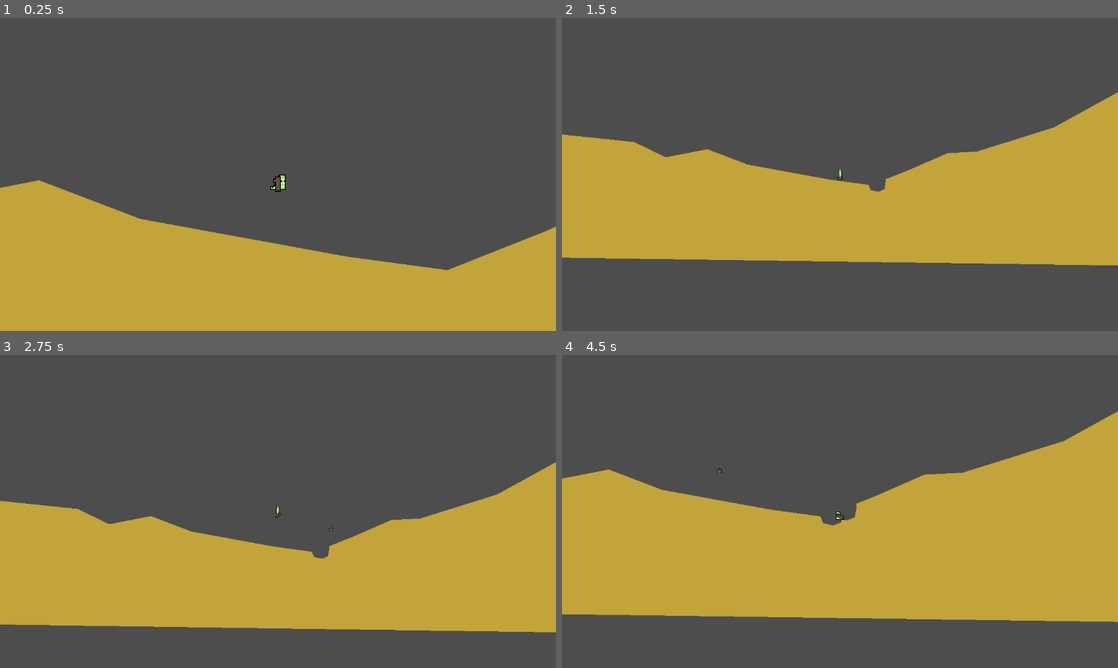
Above: before the commit, frames 1-4 (two rows, left to right).
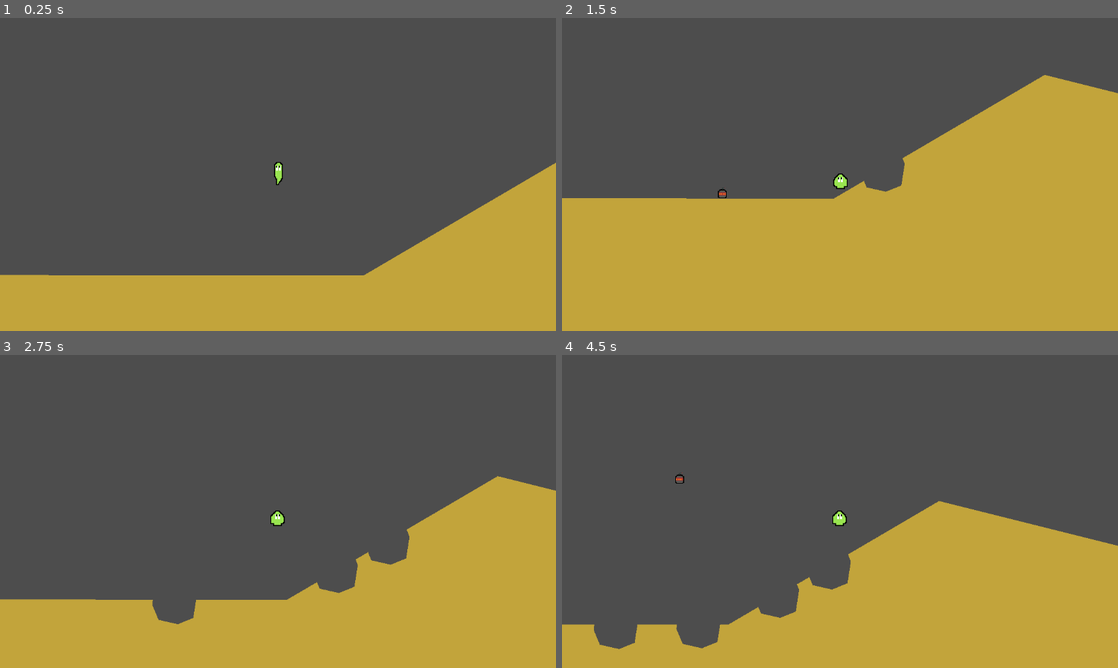
Above: after the commit, the same moments.

Repository: WilliamOFDavis/slugs_2d
Game: Godot game, scene res://Scenes/levels/level.tscn
Same seed, same stepped clock (60 frames per second), same inputs: the game is played once before the commit and once after it.
Inputs (mouse positions are in pixels of both pictures, inside the frame that each line leads up to):
- Up to frame 1 (0.25 s): no input
- Up to frame 2 (1.5 s): move the mouse to (962, 158) at 0.52 s; hold D (move_right) from 0.53 s (still down); right-click (962, 158) at 0.6 s; click (962, 158) at 0.67 s; tap Space (jump) at 0.77, 0.8, 1.07, 1.35 s; move the mouse to (728, 190) at 1.27 s; click (728, 190) at 1.42 s
- Up to frame 3 (2.75 s): tap Space (jump) at 1.52, 1.82, 2.3 s; right-click (166, 527) at 1.55 s; move the mouse to (333, 442) at 2.02 s; release D (move_right) at 2.03 s; hold A (move_left) from 2.03 s (still down); right-click (333, 442) at 2.1 s; click (333, 442) at 2.17 s
- Up to frame 4 (4.5 s): move the mouse to (812, 574) at 2.77 s; release A (move_left) at 2.78 s; hold D (move_right) 2.78-4.28 s; right-click (812, 574) at 2.85 s; click (812, 574) at 2.92 s; tap Space (jump) at 3.02, 3.32, 3.6, 3.77, 4.07 s; move the mouse to (1006, 558) at 3.52 s; click (1006, 558) at 3.67 s; move the mouse to (673, 464) at 4.27 s; hold A (move_left) from 4.28 s (still down); right-click (673, 464) at 4.35 s; click (673, 464) at 4.42 s

The runs differ from the first frame. In frame 1, 16% of the frame differs, in the area x 0-100%, y 46-83%; in frame 2, 33%; in frame 3, 30%; in frame 4, 43%, in the area x 0-100%, y 18-100%.

Commit message:
changed slug to use state_machine model

Diff:
--- a/Scenes/levels/level.gd
+++ b/Scenes/levels/level.gd
@@ -14,7 +14,7 @@
 
 func _unhandled_input(event: InputEvent) -> void:
 	if event is  InputEventMouse:
-		if event.button_mask == MOUSE_BUTTON_LEFT:
+		if event.button_mask == MOUSE_BUTTON_LEFT and event.is_pressed():
 			spawn_rocket(get_global_mouse_position())
 
 func spawn_rocket(spawn_pos: Vector2) -> void:
--- a/Scenes/levels/level.tscn
+++ b/Scenes/levels/level.tscn
@@ -15,7 +15,9 @@
 visual_polygon = NodePath("TerrainPoly")
 
 [node name="TerrainPoly" type="Polygon2D" parent="Terrain/TerrainPiece"]
+position = Vector2(43, -4)
 color = Color(0.763743, 0.64334, 0.235081, 1)
-polygon = PackedVector2Array(-1642, -5, -1647, 668, 1649, 714, 1649, -193, 1298, 0, 898, 125, 750, 132, 553, 218, 351, 298, 143, 270, -285, 192, -495, 112, -711, 154, -874, 75)
+polygon = PackedVector2Array(-1642, -5, -1647, 668, 1649, 714, 1658, -3, 633, -259, 196, -3)
 
 [node name="Slug" parent="." instance=ExtResource("3_d6e32")]
+position = Vector2(19, -216)
--- a/Scenes/projectiles/rocket.tscn
+++ b/Scenes/projectiles/rocket.tscn
@@ -12,8 +12,7 @@
 scale = Vector2(1.5, 1.5)
 texture = ExtResource("2_q8xow")
 
-[node name="ExplosionRadius" type="Polygon2D" parent="."]
-color = Color(1, 1, 1, 0)
+[node name="ExplosionRadius" type="CollisionPolygon2D" parent="."]
 polygon = PackedVector2Array(-42, -29, -5, -44, 40, -37, 53, -5, 44, 35, 13, 48, -27, 43, -44, 18, -44, -13)
 
 [node name="Area2D" type="Area2D" parent="."]
--- a/Scenes/slugs/slug.gd
+++ b/Scenes/slugs/slug.gd
@@ -1,8 +1,11 @@
 extends CharacterBody2D
+
+class_name Slug
 
 var jumping = false
 var gravity: float = 50.0
 var is_zooming_out: bool = false
+@onready var velocity_component: VelocityComponent = $VelocityComponent
 # Called when the node enters the scene tree for the first time.
 func _ready() -> void:
 	$AnimatedSprite2D.play("walk")
@@ -13,32 +16,32 @@
 	pass
 
 func _physics_process(_delta: float) -> void:
-	$AnimatedSprite2D/RocketLauncher.look_at(get_global_mouse_position())
-	if is_zooming_out:
-		$Camera2D.zoom = lerp($Camera2D.zoom,Vector2(0.4,0.4), 0.2)
-	else:
-		$Camera2D.zoom = lerp($Camera2D.zoom,Vector2(1,1), 0.2)
-	var x_direction: float = Input.get_axis("move_left","move_right")
-	velocity.x = 200 * x_direction
-	if x_direction == -1:
-		$AnimatedSprite2D/RocketLauncher.flip_v = true
-		$AnimatedSprite2D.flip_h = true
-	elif x_direction == 1:
-		$AnimatedSprite2D/RocketLauncher.flip_v= false
-		$AnimatedSprite2D.flip_h = false
-	if !is_on_floor():
-		velocity.y += gravity
-	if is_on_floor() and jumping:
-		jumping = false
-		$AnimatedSprite2D.play("walk")
-	if Input.is_action_just_pressed("right_mouse"):
-		if is_zooming_out:
-			is_zooming_out = false
-		else:
-			is_zooming_out = true
-	if Input.is_action_just_pressed("jump") and is_on_floor():
-		$AnimatedSprite2D.play("jump")
-		jumping = true
-		velocity.y = -1000.0
-
+	##$AnimatedSprite2D/RocketLauncher.look_at(get_global_mouse_position())
+	#if is_zooming_out:
+		#$Camera2D.zoom = lerp($Camera2D.zoom,Vector2(0.4,0.4), 0.2)
+	#else:
+		#$Camera2D.zoom = lerp($Camera2D.zoom,Vector2(1,1), 0.2)
+	#var x_direction: float = Input.get_axis("move_left","move_right")
+	#velocity.x = 200 * x_direction
+	#if x_direction == -1:
+		##$AnimatedSprite2D/RocketLauncher.flip_v = true
+		#$AnimatedSprite2D.flip_h = true
+	#elif x_direction == 1:
+		##$AnimatedSprite2D/RocketLauncher.flip_v= false
+		#$AnimatedSprite2D.flip_h = false
+	#if !is_on_floor():
+		#velocity.y += gravity
+	#if is_on_floor() and jumping:
+		#jumping = false
+		#$AnimatedSprite2D.play("walk")
+	#if Input.is_action_just_pressed("right_mouse"):
+		#if is_zooming_out:
+			#is_zooming_out = false
+		#else:
+			#is_zooming_out = true
+	#if Input.is_action_just_pressed("jump") and is_on_floor():
+		#$AnimatedSprite2D.play("in_air")
+		#jumping = true
+		#velocity.y = -1000.0
+	velocity = velocity_component.get_velocity()
 	move_and_slide()
--- a/Scenes/slugs/slug.tscn
+++ b/Scenes/slugs/slug.tscn
@@ -1,29 +1,72 @@
-[gd_scene load_steps=14 format=3 uid="uid://b5vhx7wv1nesu"]
+[gd_scene load_steps=27 format=3 uid="uid://b5vhx7wv1nesu"]
 
 [ext_resource type="Script" uid="uid://bdpej2kfuy5pv" path="res://Scenes/slugs/slug.gd" id="1_f0h22"]
 [ext_resource type="Texture2D" uid="uid://dq1am2jl6abm" path="res://Graphics/slug_walk.png" id="1_piqcb"]
+[ext_resource type="Texture2D" uid="uid://8yh07tfelv0" path="res://Graphics/slug_idle.png" id="2_kq1qn"]
 [ext_resource type="Texture2D" uid="uid://o13ko2ii1c61" path="res://Graphics/slug_jump.png" id="2_lqw8j"]
-[ext_resource type="Texture2D" uid="uid://co01f0fyblng8" path="res://Graphics/RocketLauncher.png" id="4_qqoxf"]
+[ext_resource type="Script" uid="uid://bbhjp07u6ryqy" path="res://Scenes/slugs/state_machine.gd" id="4_qqoxf"]
+[ext_resource type="PackedScene" uid="uid://c6dhabdxnl0n7" path="res://components/input_component.tscn" id="6_bahlg"]
+[ext_resource type="PackedScene" uid="uid://b5id72leyiy8o" path="res://velocity_component.tscn" id="7_0eabb"]
 
-[sub_resource type="AtlasTexture" id="AtlasTexture_lqw8j"]
+[sub_resource type="AtlasTexture" id="AtlasTexture_r26y6"]
+atlas = ExtResource("2_kq1qn")
+region = Rect2(0, 0, 16, 32)
+
+[sub_resource type="AtlasTexture" id="AtlasTexture_ya6xt"]
+atlas = ExtResource("2_kq1qn")
+region = Rect2(16, 0, 16, 32)
+
+[sub_resource type="AtlasTexture" id="AtlasTexture_vxr7y"]
+atlas = ExtResource("2_kq1qn")
+region = Rect2(32, 0, 16, 32)
+
+[sub_resource type="AtlasTexture" id="AtlasTexture_kq1qn"]
 atlas = ExtResource("2_lqw8j")
 region = Rect2(0, 0, 16, 32)
 
-[sub_resource type="AtlasTexture" id="AtlasTexture_qqoxf"]
+[sub_resource type="AtlasTexture" id="AtlasTexture_syic4"]
 atlas = ExtResource("2_lqw8j")
 region = Rect2(20, 0, 16, 32)
 
-[sub_resource type="AtlasTexture" id="AtlasTexture_kq1qn"]
+[sub_resource type="AtlasTexture" id="AtlasTexture_bahlg"]
 atlas = ExtResource("2_lqw8j")
 region = Rect2(40, 0, 16, 32)
 
-[sub_resource type="AtlasTexture" id="AtlasTexture_syic4"]
+[sub_resource type="AtlasTexture" id="AtlasTexture_jr6fx"]
 atlas = ExtResource("2_lqw8j")
 region = Rect2(60, 0, 16, 32)
 
-[sub_resource type="AtlasTexture" id="AtlasTexture_bahlg"]
+[sub_resource type="AtlasTexture" id="AtlasTexture_3yqec"]
 atlas = ExtResource("2_lqw8j")
 region = Rect2(80, 0, 16, 32)
+
+[sub_resource type="AtlasTexture" id="AtlasTexture_impxr"]
+atlas = ExtResource("2_lqw8j")
+region = Rect2(100, 0, 16, 32)
+
+[sub_resource type="AtlasTexture" id="AtlasTexture_76alq"]
+atlas = ExtResource("2_lqw8j")
+region = Rect2(120, 0, 16, 32)
+
+[sub_resource type="AtlasTexture" id="AtlasTexture_rvqpg"]
+atlas = ExtResource("2_lqw8j")
+region = Rect2(140, 0, 16, 32)
+
+[sub_resource type="AtlasTexture" id="AtlasTexture_qgqgd"]
+atlas = ExtResource("2_lqw8j")
+region = Rect2(160, 0, 16, 32)
+
+[sub_resource type="AtlasTexture" id="AtlasTexture_uy0no"]
+atlas = ExtResource("2_lqw8j")
+region = Rect2(180, 0, 16, 32)
+
+[sub_resource type="AtlasTexture" id="AtlasTexture_e0o4j"]
+atlas = ExtResource("2_lqw8j")
+region = Rect2(200, 0, 16, 32)
+
+[sub_resource type="AtlasTexture" id="AtlasTexture_atgmu"]
+atlas = ExtResource("2_lqw8j")
+region = Rect2(220, 0, 16, 32)
 
 [sub_resource type="AtlasTexture" id="AtlasTexture_0eabb"]
 atlas = ExtResource("1_piqcb")
@@ -41,11 +84,19 @@
 animations = [{
 "frames": [{
 "duration": 1.0,
-"texture": SubResource("AtlasTexture_lqw8j")
+"texture": SubResource("AtlasTexture_r26y6")
 }, {
 "duration": 1.0,
-"texture": SubResource("AtlasTexture_qqoxf")
+"texture": SubResource("AtlasTexture_ya6xt")
 }, {
+"duration": 1.0,
+"texture": SubResource("AtlasTexture_vxr7y")
+}],
+"loop": true,
+"name": &"idle",
+"speed": 1.0
+}, {
+"frames": [{
 "duration": 1.0,
 "texture": SubResource("AtlasTexture_kq1qn")
 }, {
@@ -54,10 +105,37 @@
 }, {
 "duration": 1.0,
 "texture": SubResource("AtlasTexture_bahlg")
+}, {
+"duration": 1.0,
+"texture": SubResource("AtlasTexture_jr6fx")
+}, {
+"duration": 1.0,
+"texture": SubResource("AtlasTexture_3yqec")
+}, {
+"duration": 1.0,
+"texture": SubResource("AtlasTexture_impxr")
+}, {
+"duration": 1.0,
+"texture": SubResource("AtlasTexture_76alq")
+}, {
+"duration": 1.0,
+"texture": SubResource("AtlasTexture_rvqpg")
+}, {
+"duration": 1.0,
+"texture": SubResource("AtlasTexture_qgqgd")
+}, {
+"duration": 1.0,
+"texture": SubResource("AtlasTexture_uy0no")
+}, {
+"duration": 1.0,
+"texture": SubResource("AtlasTexture_e0o4j")
+}, {
+"duration": 1.0,
+"texture": SubResource("AtlasTexture_atgmu")
 }],
 "loop": false,
-"name": &"jump",
-"speed": 7.0
+"name": &"in_air",
+"speed": 10.0
 }, {
 "frames": [{
 "duration": 1.0,
@@ -75,20 +153,30 @@
 }]
 
 [node name="Slug" type="CharacterBody2D"]
+floor_constant_speed = true
+floor_max_angle = 0.912807
 script = ExtResource("1_f0h22")
 
 [node name="AnimatedSprite2D" type="AnimatedSprite2D" parent="."]
 scale = Vector2(2, 2)
 sprite_frames = SubResource("SpriteFrames_kq1qn")
-animation = &"walk"
+animation = &"in_air"
+frame_progress = 1.0
 speed_scale = 2.0
 
-[node name="RocketLauncher" type="Sprite2D" parent="AnimatedSprite2D"]
-position = Vector2(0, 10)
-texture = ExtResource("4_qqoxf")
+[node name="Camera2D" type="Camera2D" parent="."]
+
+[node name="SlugStateMachine" type="Node" parent="." node_paths=PackedStringArray("sprite", "velocity_component")]
+script = ExtResource("4_qqoxf")
+sprite = NodePath("../AnimatedSprite2D")
+velocity_component = NodePath("../VelocityComponent")
+
+[node name="InputComponent" parent="." node_paths=PackedStringArray("velocity_component") instance=ExtResource("6_bahlg")]
+velocity_component = NodePath("../VelocityComponent")
+
+[node name="VelocityComponent" parent="." node_paths=PackedStringArray("slug_state_machine", "sprite") instance=ExtResource("7_0eabb")]
+slug_state_machine = NodePath("../SlugStateMachine")
+sprite = NodePath("../AnimatedSprite2D")
 
 [node name="CollisionPolygon2D" type="CollisionPolygon2D" parent="."]
-position = Vector2(0, 16)
-polygon = PackedVector2Array(15, -15, 16, 15, -19, 15, -3, 4, 0, -13)
-
-[node name="Camera2D" type="Camera2D" parent="."]
+polygon = PackedVector2Array(-14, 30, 14, 30, 14, 2, 5, 2, 0, 6, -1, 20, -14, 26)
--- /dev/null
+++ b/Scenes/slugs/state_machine.gd
@@ -0,0 +1,41 @@
+extends StateMachine
+
+@export var sprite: AnimatedSprite2D
+@export var velocity_component: VelocityComponent
+@onready var parent: Slug = get_parent()
+# Called when the node enters the scene tree for the first time.
+func _ready() -> void:
+	add_state("walk")
+	add_state("idle")
+	add_state("in_air")
+	call_deferred("set_state", states.idle)
+
+func _state_logic(delta) -> void:
+	pass
+
+func _get_transition(delta):
+	if !parent.is_on_floor() and state != states.in_air:
+		set_state(states.in_air)
+
+	elif parent.is_on_floor():
+		if velocity_component.is_moving():
+			if state != states.walk:
+				return states.walk
+		else:
+			if state != states.idle:
+				return states.idle
+
+func _enter_state(new_state, old_state) -> void:
+	match new_state:
+		states.in_air:
+			sprite.play("in_air")
+		states.walk:
+			sprite.play("walk")
+		states.idle:
+			sprite.play("idle")
+func _exit_state(old_state, new_state) -> void:
+	pass
+
+# Called every frame. 'delta' is the elapsed time since the previous frame.
+func _process(delta: float) -> void:
+	pass
--- a/Scenes/terrain/terrain_piece.gd
+++ b/Scenes/terrain/terrain_piece.gd
@@ -10,10 +10,20 @@
 signal new_terrain(visual_poly, new_pos, color)
 
 func _ready() -> void:
-	collision_polygon.polygon = visual_polygon.polygon
-	call_deferred("add_child",collision_polygon)
+	call_deferred("setup_collision")
 
-func terrain_explosion(explosion_radius: Polygon2D) -> void:
+
+
+func setup_collision() -> void:
+	visual_polygon.position = Vector2.ZERO
+	collision_polygon.position = Vector2.ZERO
+	var collis_poly = []
+	for point in visual_polygon.polygon:
+		collis_poly.append(visual_polygon.to_global(point))
+	collision_polygon.polygon = collis_poly
+	add_child(collision_polygon)
+
+func terrain_explosion(explosion_radius: Node2D) -> void:
 	var clipped_global = [] #Polygon being clipped
 	var clipper_global = [] #Polygon doing clipping
 	for point in visual_polygon.polygon:
@@ -25,11 +35,11 @@
 	var resultant_poly_local = []
 
 	if resultant_polys.size() > 0:
-		for point in resultant_polys[0]:
-			resultant_poly_local.append(visual_polygon.to_local(point))
+		global_position = Vector2.ZERO
+		visual_polygon.set_deferred("polygon", resultant_polys[0])
+		collision_polygon.set_deferred("polygon", resultant_polys[0])
 	else:
 		self.queue_free()
-
 	if resultant_polys.size() > 1:
 		for index in range(resultant_polys.size()-1):
 			var poly = resultant_polys[index+1]
@@ -38,9 +48,6 @@
 				poly_local.append(point)
 			new_terrain.emit(poly_local, Vector2.ZERO, visual_polygon.color)
 	#visual_polygon.polygon = resultant_poly_local
-	visual_polygon.set_deferred("polygon", resultant_poly_local)
-	collision_polygon.set_deferred("polygon", resultant_poly_local)
-
 func set_visual_polygon(visual_poly: Polygon2D) -> void:
 	visual_polygon =  visual_poly
 	collision_polygon.polygon = visual_poly.polygon
--- a/character_body_2d.gd
+++ /dev/null
@@ -1,20 +0,0 @@
-extends CharacterBody2D
-
-var gravity: float = 50.0
-# Called when the node enters the scene tree for the first time.
-func _ready() -> void:
-	pass # Replace with function body.
-
-
-# Called every frame. 'delta' is the elapsed time since the previous frame.
-func _process(_delta: float) -> void:
-	pass
-
-func _physics_process(_delta: float) -> void:
-	var x_direction: float = Input.get_axis("move_left","move_right")
-	velocity.x = 200 * x_direction
-	if !is_on_floor():
-		velocity.y += gravity
-	if Input.is_action_just_pressed("jump") and is_on_floor():
-		velocity.y = -1000.0
-	move_and_slide()
--- /dev/null
+++ b/components/input_component.tscn
@@ -0,0 +1,6 @@
+[gd_scene load_steps=2 format=3 uid="uid://c6dhabdxnl0n7"]
+
+[ext_resource type="Script" uid="uid://cb4k640ae3a78" path="res://input_component.gd" id="1_x3vdm"]
+
+[node name="InputComponent" type="Node2D"]
+script = ExtResource("1_x3vdm")
--- /dev/null
+++ b/input_component.gd
@@ -0,0 +1,12 @@
+extends Node2D
+
+@export var velocity_component: VelocityComponent
+@export var jump_impulse: float = -200.0
+
+func _unhandled_input(event: InputEvent) -> void:
+	var x_direction: float = Input.get_axis("move_left", "move_right")
+
+	velocity_component.set_x_direction(x_direction)
+
+	if Input.is_action_just_pressed("jump") and get_parent().is_on_floor():
+		velocity_component.set_y_velocity(jump_impulse)
--- /dev/null
+++ b/scripts/state_machine.gd
@@ -0,0 +1,43 @@
+extends Node
+class_name StateMachine
+
+var state = null : set = set_state
+var previous_state = null
+var states = {}
+
+#@onready var parent = get_parent()
+
+func _physics_process(delta: float) -> void:
+	if state != null:
+		_state_logic(delta)
+		var transition = _get_transition(delta)
+		if transition != null:
+			set_state(transition)
+func _state_logic(delta) -> void:
+	pass
+
+func _get_transition(delta):
+	return null
+
+func _enter_state(new_state, old_state) -> void:
+	pass
+
+func _exit_state(old_state, new_state) -> void:
+	pass
+
+func set_state(new_state) -> void :
+	previous_state = state
+	state = new_state
+	if previous_state != null:
+		_exit_state(previous_state, new_state)
+	if new_state != null:
+		_enter_state(new_state, previous_state)
+
+func add_state(state_name):
+	states[state_name] = states.size()
+
+func get_states():
+	return states
+
+func get_state():
+	return state
--- /dev/null
+++ b/velocity_component.gd
@@ -0,0 +1,54 @@
+extends Node2D
+
+class_name VelocityComponent
+
+@onready var parent = get_parent()
+
+@export var slug_state_machine: StateMachine
+@export var sprite: Node2D
+@export var speed: float = 200.0
+@export var gravity: float = 150.0
+@export var velocity: Vector2
+@export var direction: Vector2 = Vector2.ZERO
+
+var knockback_force: float =  500.0
+var knockback_velocity: Vector2
+
+
+func set_x_direction(axis: float) -> void:
+	direction.x = axis
+	if direction.x == 1:
+		sprite.flip_h = false
+	elif direction.x == -1:
+		sprite.flip_h = true
+	if knockback_velocity.length() < 50:
+		velocity.x = speed * axis
+
+
+func set_y_velocity(vel: float) -> void:
+	velocity.y = vel
+
+func get_velocity() -> Vector2:
+	return velocity
+
+func is_moving() -> bool:
+	if velocity == Vector2.ZERO:
+		return false
+	else:
+		return true
+
+func _physics_process(delta: float) -> void:
+	if parent is Slug:
+		if slug_state_machine.get_state() == slug_state_machine.get_states().in_air:
+			velocity.y += gravity*delta
+		else:
+			velocity.y = 0.0
+	velocity = velocity + knockback_velocity
+	knockback_velocity = lerp(knockback_velocity,Vector2.ZERO,0.2)
+
+func knock_back(knockback_direction: Vector2) -> void:
+	knockback_velocity = knockback_direction * knockback_force
+	knockback_velocity.y = min(knockback_velocity.y, 200)
+
+func cancel_knock_back() -> void:
+	knockback_velocity = Vector2.ZERO
--- /dev/null
+++ b/velocity_component.tscn
@@ -0,0 +1,6 @@
+[gd_scene load_steps=2 format=3 uid="uid://b5id72leyiy8o"]
+
+[ext_resource type="Script" uid="uid://rxedqrl0261u" path="res://velocity_component.gd" id="1_i5ioc"]
+
+[node name="VelocityComponent" type="Node2D"]
+script = ExtResource("1_i5ioc")
Binary file added: Graphics/slug_idle.aseprite
Binary file added: Graphics/slug_idle.png
Not shown, added: Graphics/slug_idle.png.import
Binary file changed: Graphics/slug_jump.png
Not shown, added: Scenes/slugs/state_machine.gd.uid
Not shown, removed: character_body_2d.gd.uid
Not shown, added: input_component.gd.uid
Not shown, added: scripts/state_machine.gd.uid
Not shown, added: velocity_component.gd.uid
Not shown, added: todo.md
